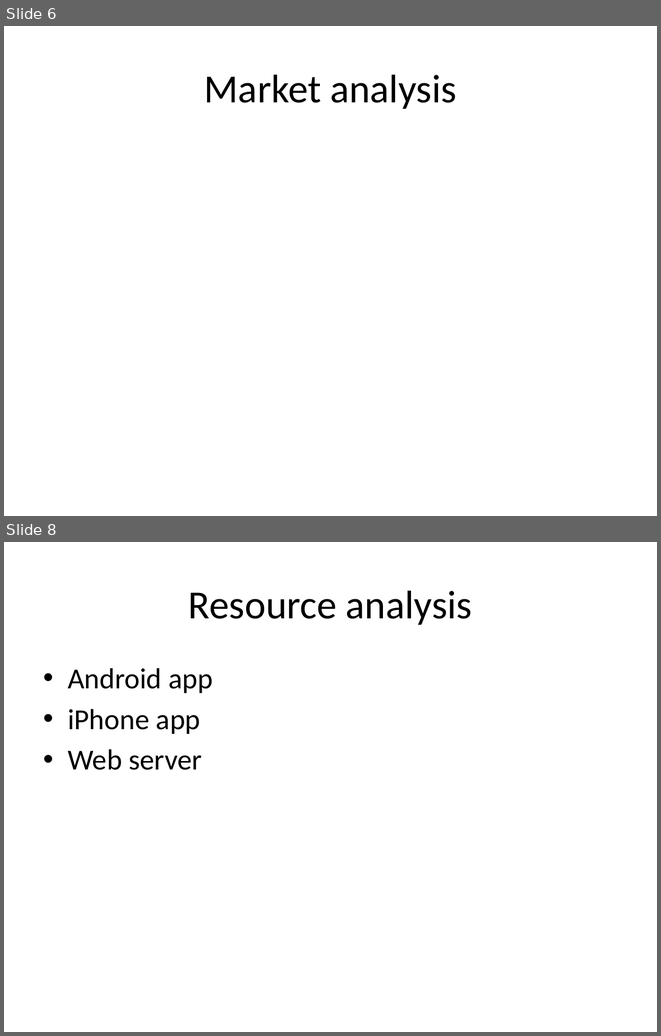
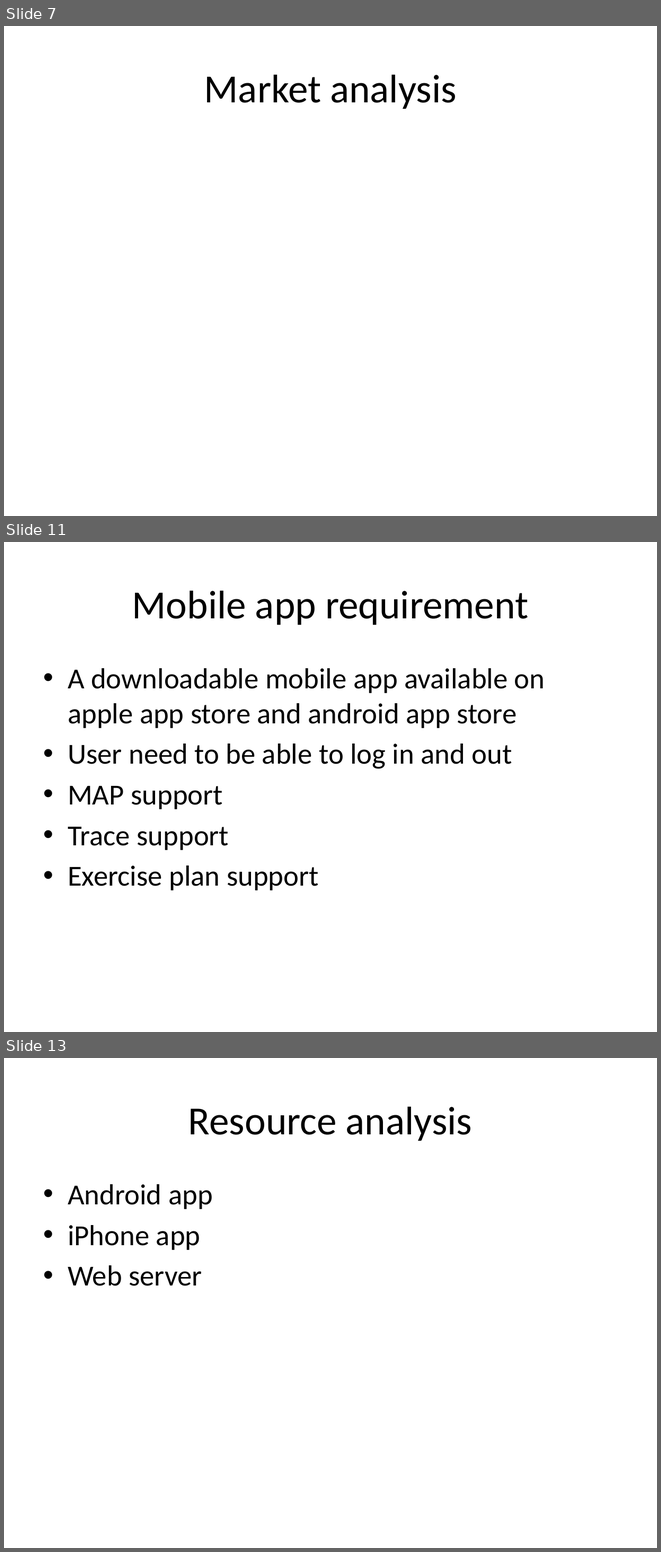
Before and after one commit to runningproject/documents, a slide deck: projectplan.pptx. Shown one above the other, each under a label of ours: slides 6 and 8 before the commit, slides 7, 11 and 13 after it; the slides between them are not shown. The pictures are 661x1036 and 661x1552 pixels, drawn with LibreOffice and Linux fonts; fonts in the diff are those of the drawing. Boxes give left, top, right and bottom in pixels: in the first picture for what was removed or moved away, otherwise in the second. Text is boxed around its words. In the diff, an @@ line names an element or a change of style, - is before the commit and + after.

```diff
--- a/projectplan.pptx
+++ b/projectplan.pptx
@@ slide 11 added at <box>4,542,657,1032</box>, background #FFFFFF @@
@@ title added at <box>132,590,528,625</box>, 44 pt, text #000000 @@
+Mobile app requirement
@@ text added at <box>68,668,545,890</box>, 32 pt, text #000000 @@
+• A downloadable mobile app available on apple app store and android app store
+• User need to be able to log in and out
+• MAP support
+• Trace support
+• Exercise plan support
@@ what was slide 6 is now slide 7 @@
@@ what was slide 8 is now slide 13 @@
```
Also in this commit, not shown: 6 slides changed, 3 other slides added, 1 other file.
